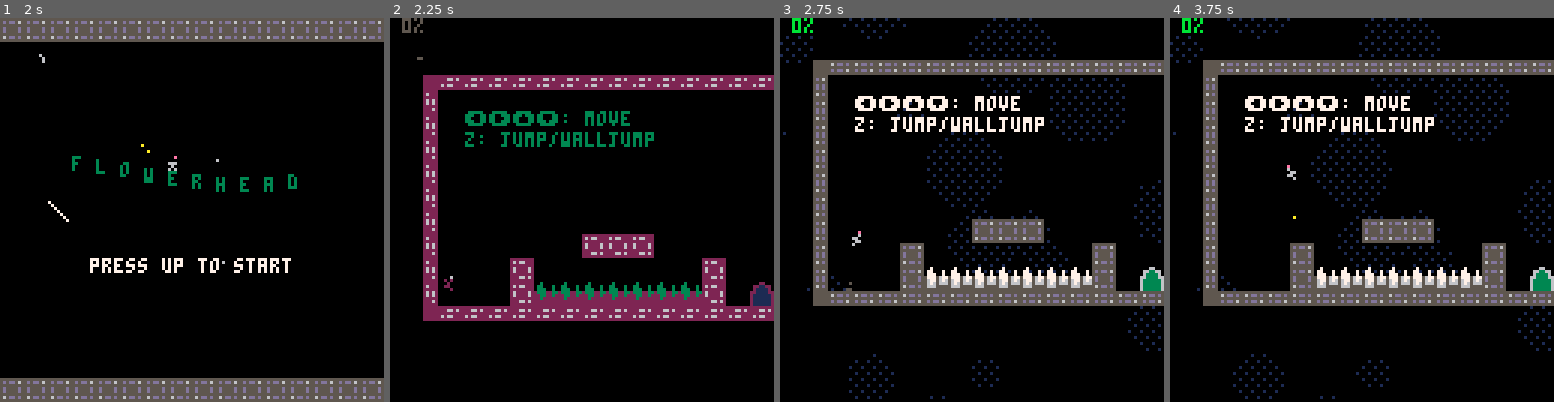
Above: before the commit, frames 1-4 (left to right).
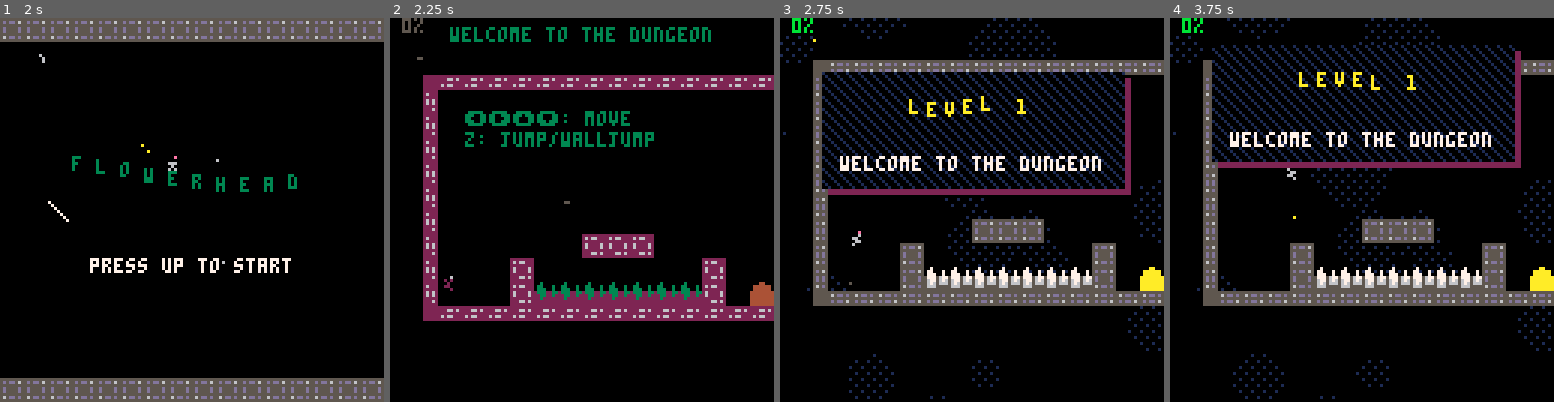
Above: after the commit, the same moments.

Repository: charlietran/flowerhead
Game: PICO-8 cartridge flowerhead.p8
Same seed, same stepped clock (60 frames per second), same inputs: the game is played once before the commit and once after it.
Inputs:
- Up to frame 1 (2 s): tap X (X key) at 0.33, 1.07, 1.85 s; tap O (Z key) at 0.7, 1.7 s; hold Right from 1.6 s (still down)
- Up to frame 2 (2.25 s): release Right at 2.1 s; tap O (Z key) at 2.1 s; hold Up from 2.15 s (still down)
- Up to frame 3 (2.75 s): release Up at 2.42 s; hold Right from 2.47 s (still down); tap O (Z key) at 2.5 s
- Up to frame 4 (3.75 s): tap O (Z key) at 2.9, 3.3, 3.7 s; tap X (X key) at 2.97 s; release Right at 3.03 s; hold Left 3.08-3.58 s

Frame 1 is identical in both runs. In frame 2, 1.5% of the frame differs, in the area x 15-100%, y 2-75%; in frame 3, 11%; in frame 4, 13%, in the area x 10-100%, y 7-72%.

Commit message:
Refactor level setup
* Explicitly set up each level item, no more map auto-discovery. This is to make it easier to add level-specific properties in the future

* Added a "started" attribute and fire off banners based on it

Diff:
--- a/flowerhead.p8
+++ b/flowerhead.p8
@@ -152,7 +152,7 @@
 clouds={}
 clouds.list={}
 
-function reset_game()
+function reset_level()
 	player:init()
 	cam.fadeout=1
 	grasses.map={}
@@ -160,10 +160,15 @@
 	levels.current.planted=0
 	gametime=0
 
-	truncate(grasses.map)
-	truncate(bombs.list)
-	truncate(specks.list)
-	truncate(explosions.list)
+  if not levels.current.started then
+    levels.current.started=true
+    banners:add(levels.current.banner)
+  else
+    truncate(grasses.map)
+    truncate(bombs.list)
+    truncate(specks.list)
+    truncate(explosions.list)
+  end
 end
 
 function clouds:init()
@@ -246,10 +251,26 @@
 	fillp()
 end
 
-
 levels={
 	index=1, -- current lvl index
 	list={}
+}
+
+levels.list[1]={
+  cx1=0,cy1=0,
+  bombs_disabled=true,timer_disabled=true,
+  banner={
+    title="level 1",
+    caption="welcome to the dungeon"
+  }
+}
+levels.list[2]={
+  cx1=16,cy1=0,
+  enemies_disabled=true,timer_disabled=true,
+  banner={
+    title="level 2",
+    caption="plant some flowers!"
+  }
 }
 
 -- find each level block, add
@@ -259,53 +280,46 @@
 	-- tile 7 is bottom left
 	-- tile 8 is the top left
 	-- tile 9 is top right
-	for i=0,127 do
-		for j=0,63 do
-			if mget(i,j)==8 then
-				levels:add(i,j)
-			end -- if mget(i,j)
-		end -- for j=0,31
-	end -- for i=0,127
+  for level in all(levels.list) do
+    levels.setup(level)
+  end
+
 	levels.current=levels.list[1]
-  -- manually disabled bombs on the first level
-  levels.list[1].bombs_disabled=true
-  banners:add({title="level 1", caption="welcome to the dungeon!"})
+
 end -- levels:init
 
-function levels:add(cx1,cy1)
-	-- initialize the level object
-	-- with initial coordinates
-	-- from the top-left block
-	local lvl={
-		cx1=cx1,x1=cx1*8,
-		cy1=cy1,y1=cy1*8
-	}
-	-- x/y = pixel coords
-	-- cx/cy = map cell coords
-
-	-- determine level bounds
-	-- set the pixel bounds in x/y
-	-- and cell bounds as cx/cy
-	for cx2=cx1,127 do
-		if mget(cx2,cy1)==9 then
-			lvl.cx2=cx2
-			lvl.x2=cx2*8
-			break
-		end
-	end
-
-	for cy2=cy1,63 do
-		if mget(cx1,cy2)==7 then
-			lvl.cy2=cy2
-			lvl.y2=cy2*8
-			break
-		end
-	end
-
+function levels.setup(lvl)
+  local cx1,cy1=lvl.cx1,lvl.cy1
+  -- initialize the level object
+  -- with initial coordinates
+  -- from the top-left block
+  -- x/y = pixel coords
+  -- cx/cy = map cell coords
+  lvl.x1=cx1*8
+  lvl.y1=cy1*8
 
   lvl.plantable=0
   lvl.planted=0
-
+  lvl.percent_complete=0
+
+  -- determine level bounds
+  -- set the pixel bounds in x/y
+  -- and cell bounds as cx/cy
+  for cx2=cx1,127 do
+    if mget(cx2,cy1)==9 then
+      lvl.cx2=cx2
+      lvl.x2=cx2*8
+      break
+    end
+  end
+
+  for cy2=cy1,63 do
+    if mget(cx1,cy2)==7 then
+      lvl.cy2=cy2
+      lvl.y2=cy2*8
+      break
+    end
+  end
 
   for y=cy1,lvl.cy2 do
     for x=cx1,lvl.cx2 do
@@ -328,13 +342,10 @@
   end
 
   -- get closed door location, if there
-	levels:set_spawn(lvl)
-
-	lvl.percent_complete=0
-	add(self.list,lvl)
-end
-
-function levels:set_spawn(lvl)
+  levels.set_spawn(lvl)
+end
+
+function levels.set_spawn(lvl)
 	-- find start sprite (#64) and
 	-- set initial x/y position
 	for i=lvl.x1/8,lvl.x2/8 do
@@ -501,8 +512,7 @@
       return
     end
 
-		reset_game()
-    banners:add({title="level "..levels.index})
+		reset_level()
     for line in all(self.lines) do
       line.dt=1
 			for _,char in pairs(line.chars) do
@@ -688,7 +698,7 @@
 	if player.dying then
 		if player.dying_timer==0 then
 			player.vx=0
-		 if gamestate=="game" then reset_game() end
+		 if gamestate=="game" then reset_level() end
 		else
 			player.dying_timer-=1
 		end
@@ -1439,7 +1449,7 @@
 function intro:update()
 	if btnp(2) then
 		gamestate="game"
-		reset_game()
+		reset_level()
 		music(0)
 	end
 
@@ -1657,7 +1667,7 @@
 
 function outro:update()
 	if btnp(4) then
-		reset_game()
+		reset_level()
 		gamestate="intro"
 	end
 end
@@ -1760,14 +1770,14 @@
 0b00300b003000000b0b000008888888111110100001100000001110010110000000000000000000000000000000000000000000000000000000000000000000
 0000000000000000b000b00008888888001100000011110000001100001111000000000000000000000000000000000000000000000000000000000000000000
 00000000000000000400400008888888011111100111111000011110011111100000000000000000000000000000000000000000000000000000000000000000
-dddddddd33b3333b0000000000666600000660000000000000000000000000000000000000000000000000000000000000000000000000000000000000000000
-dddddddd33333b338888888806666660066336600000000000000000000000000000000000000000000000000000000000000000000000000000000000000000
-dddddddd3b33b3338888888806444460063333600000000000000000000000000000000000000000000000000000000000000000000000000000000000000000
-dddddddd3d3333338888888866444466663333660000000000000000000000000000000000000000000000000000000000000000000000000000000000000000
-dddddddd5d3535d38888888864444446633333360000000000000000000000000000000000000000000000000000000000000000000000000000000000000000
-dddddddd553555558888888864444a46633333360000000000000000000000000000000000000000000000000000000000000000000000000000000000000000
-dddddddd563dd5d58888888864444446633333360000000000000000000000000000000000000000000000000000000000000000000000000000000000000000
-dddddddd555555558888888864444446633333360000000000000000000000000000000000000000000000000000000000000000000000000000000000000000
+dddddddd33b3333b0000000000333300000aa0000000000000000000000000000000000000000000000000000000000000000000000000000000000000000000
+dddddddd33333b3388888888033333300aaaaaa00000000000000000000000000000000000000000000000000000000000000000000000000000000000000000
+dddddddd3b33b33388888888033333300aaaaaa00000000000000000000000000000000000000000000000000000000000000000000000000000000000000000
+dddddddd3d3333338888888833333333aaaaaaaa0000000000000000000000000000000000000000000000000000000000000000000000000000000000000000
+dddddddd5d3535d38888888833333333aaaaaaaa0000000000000000000000000000000000000000000000000000000000000000000000000000000000000000
+dddddddd5535555588888888333aa333aaaaaaaa0000000000000000000000000000000000000000000000000000000000000000000000000000000000000000
+dddddddd563dd5d58888888833aaaa33aaaaaaaa0000000000000000000000000000000000000000000000000000000000000000000000000000000000000000
+dddddddd555555558888888833aaaa33aaaaaaaa0000000000000000000000000000000000000000000000000000000000000000000000000000000000000000
 00700000000000000000000000000000000000000000000000000000000000000000000000000000000000000000000000000000000000000000000000000000
 07700070000000000000000000000000000000000000000000000000000000000000000000000000000000000000000000000000000000000000000000000000
 07770070000000000000000000000000000000000000000000000000000000000000000000000000000000000000000000000000000000000000000000000000
